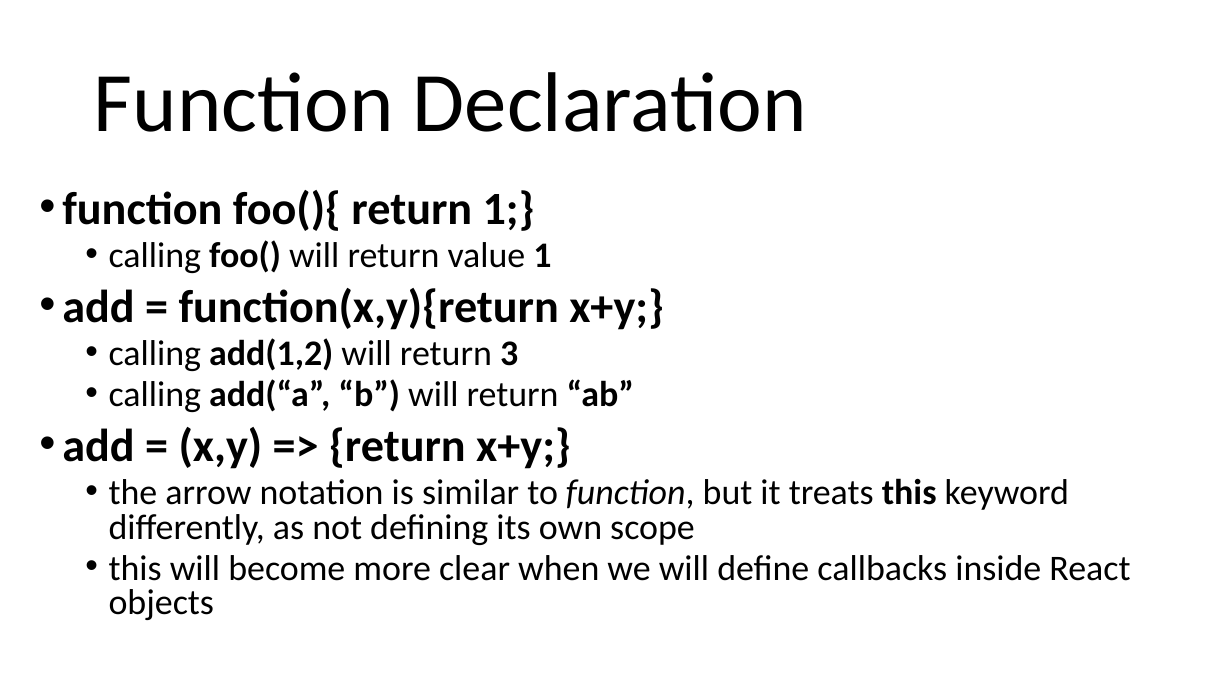
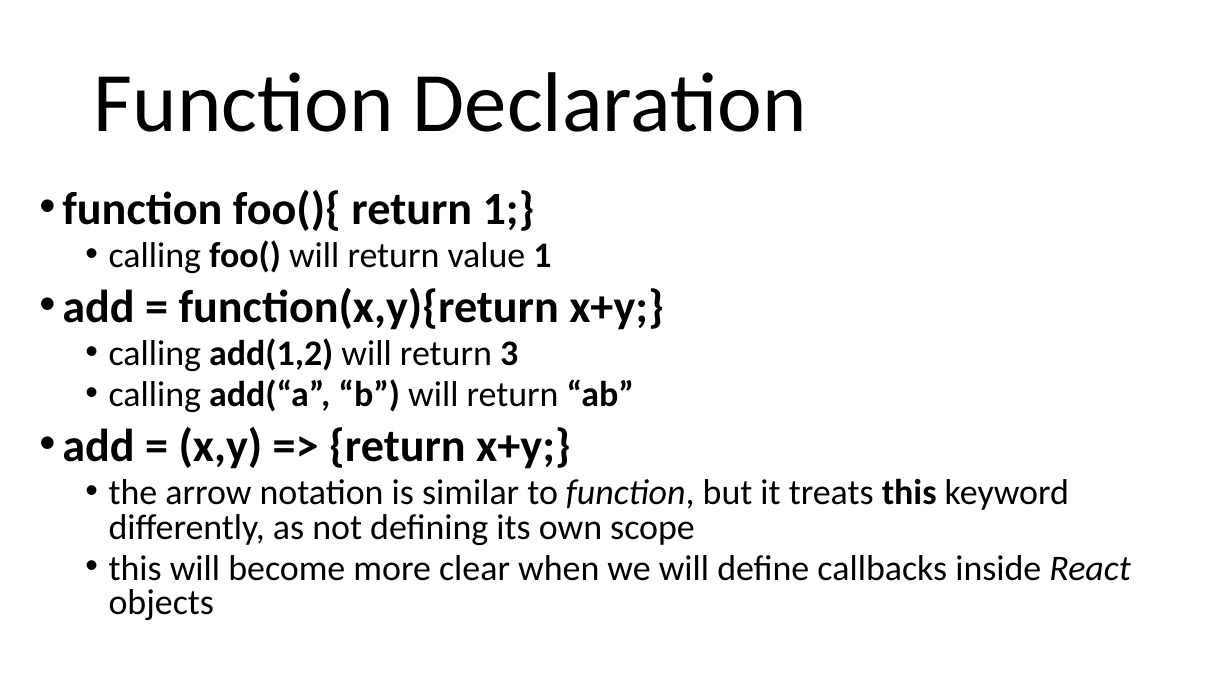
Before and after one commit to arcuri82/web_development_and_api_design, a slide deck: slide 34 of docs/slides/lesson_01.pptx. Drawn at 1232x693 pixels with LibreOffice and Linux fonts; fonts in the diff are those of the drawing. Boxes give left, top, right and bottom in pixels: in the first picture for what was removed or moved away, otherwise in the second. Text is boxed around its words. In the diff, an @@ line names an element or a change of style, - is before the commit and + after.

```diff
--- a/docs/slides/lesson_01.pptx
+++ b/docs/slides/lesson_01.pptx
@@ text at (x1=109, y1=555, x2=1130, y2=620): italic on in "React" @@
```
Also in this commit, not shown: 2 other slides changed, 7 slides added, 1 other file.
